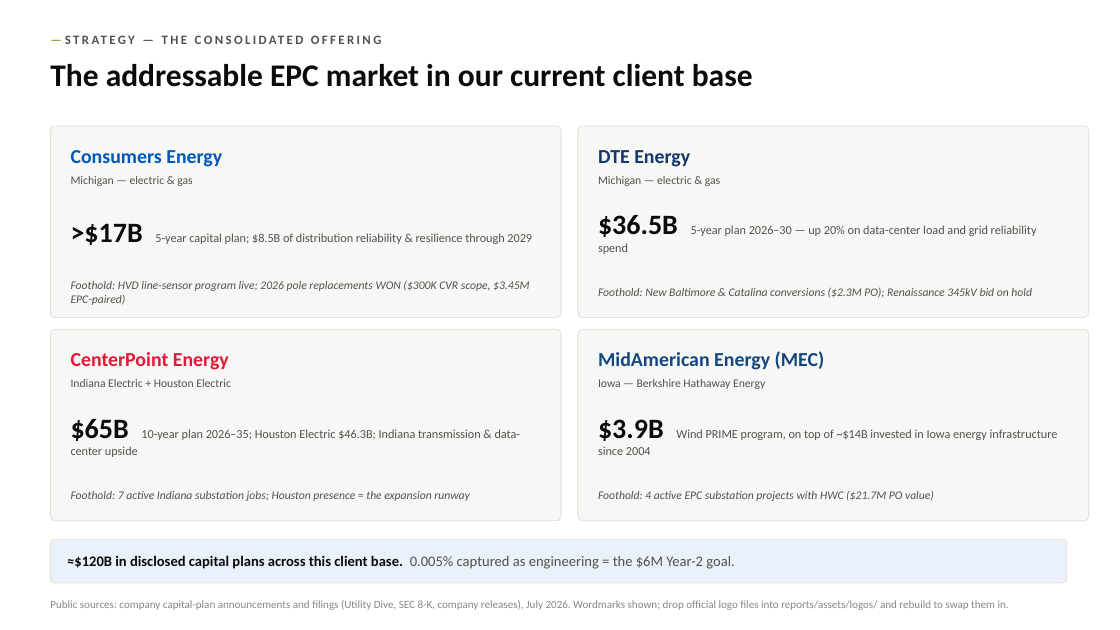
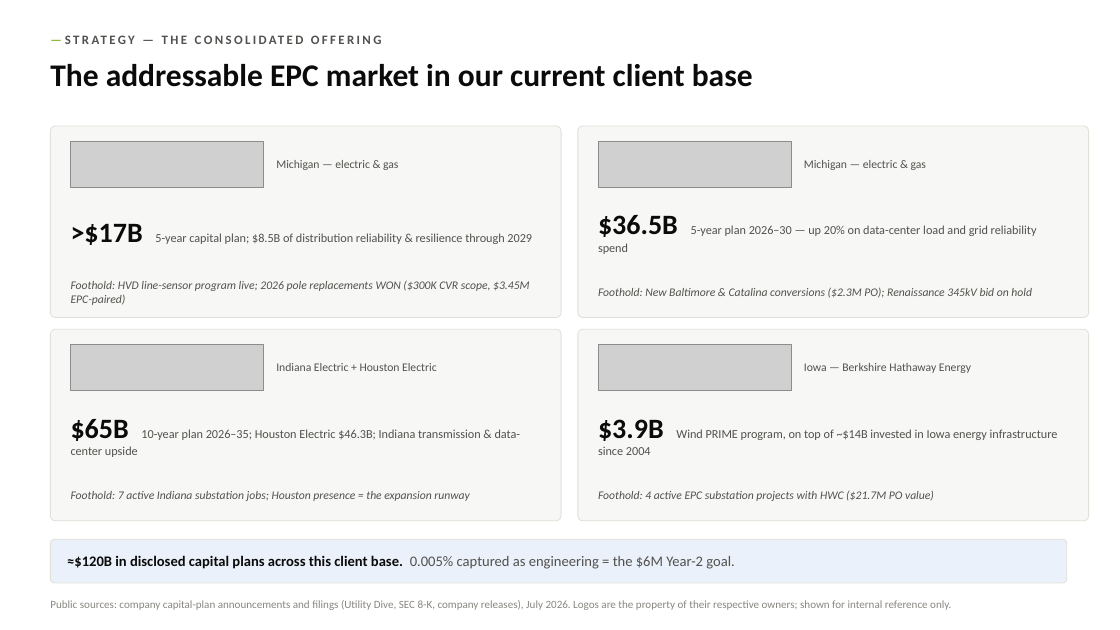
Before and after one commit to codlingjim-debug/CVR---Financial, a slide deck: slide 15 of reports/CVR_Deck_Jun2026.pptx. Drawn at 1120x630 pixels with LibreOffice and Linux fonts; fonts in the diff are those of the drawing; grey boxes stand for pictures. Boxes give left, top, right and bottom in pixels: in the first picture for what was removed or moved away, otherwise in the second. Text is boxed around its words. In the diff, an @@ line names an element or a change of style, - is before the commit and + after.

```diff
--- a/reports/CVR_Deck_Jun2026.pptx
+++ b/reports/CVR_Deck_Jun2026.pptx
@@ picture added at <box>71,141,264,187</box> @@
@@ picture added at <box>598,141,791,187</box> @@
@@ text removed at <box>71,150,222,167</box> @@
-Consumers Energy
@@ text "Michigan — electric & gas": place and size @@
-text "Michigan — electric & gas" at <box>71,176,192,186</box>
+text "Michigan — electric & gas" at <box>276,160,398,170</box>
@@ text removed at <box>598,150,690,167</box> @@
-DTE Energy
@@ text "Michigan — electric & gas": place and size @@
-text "Michigan — electric & gas" at <box>598,176,720,186</box>
+text "Michigan — electric & gas" at <box>804,160,926,170</box>
@@ text removed at <box>71,352,229,370</box> @@
-CenterPoint Energy
@@ picture added at <box>71,344,264,391</box> @@
@@ text "Indiana Electric + Houston Electric": place and size @@
-text "Indiana Electric + Houston Electric" at <box>71,379,231,387</box>
+text "Indiana Electric + Houston Electric" at <box>276,363,437,371</box>
@@ text removed at <box>598,351,825,370</box> @@
-MidAmerican Energy (MEC)
@@ picture added at <box>598,344,791,391</box> @@
@@ text "Iowa — Berkshire Hathaway Energy": place and size @@
-text "Iowa — Berkshire Hathaway Energy" at <box>598,379,765,389</box>
+text "Iowa — Berkshire Hathaway Energy" at <box>804,363,971,373</box>
@@ text at <box>50,600,951,610</box>: text changed @@
-Public sources: company capital-plan announcements and filings (Utility Dive, SEC 8-K, company releases), July 2026. Wordmarks shown; drop official logo files into reports/assets/logos/ and rebuild to swap them in.
+Public sources: company capital-plan announcements and filings (Utility Dive, SEC 8-K, company releases), July 2026. Logos are the property of their respective owners; shown for internal reference only.
```
Also in this commit, not shown: 5 other files.
